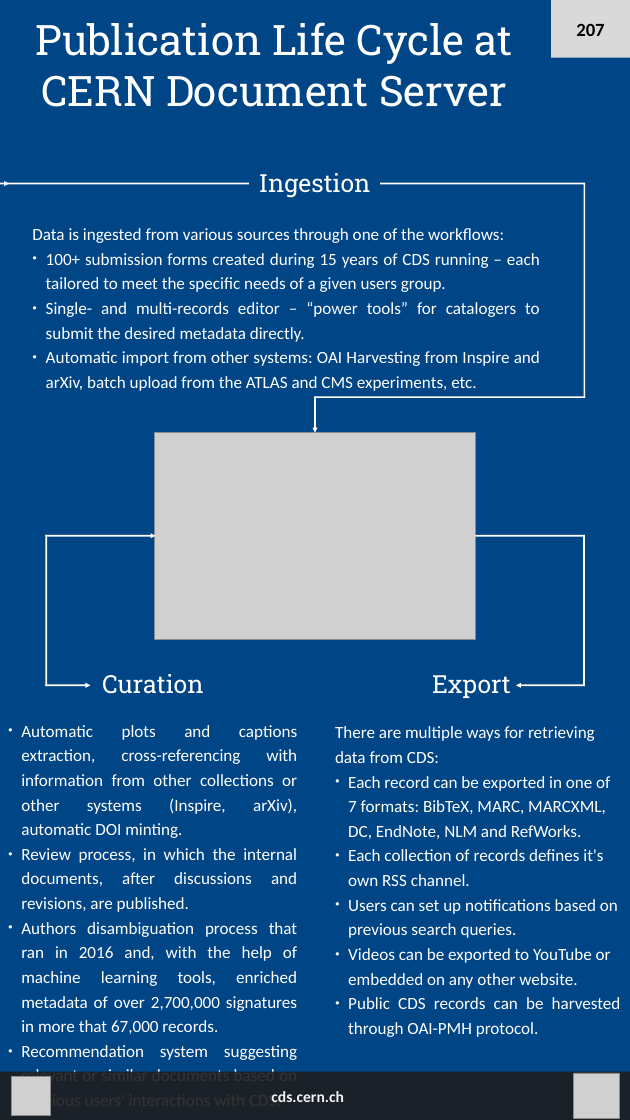
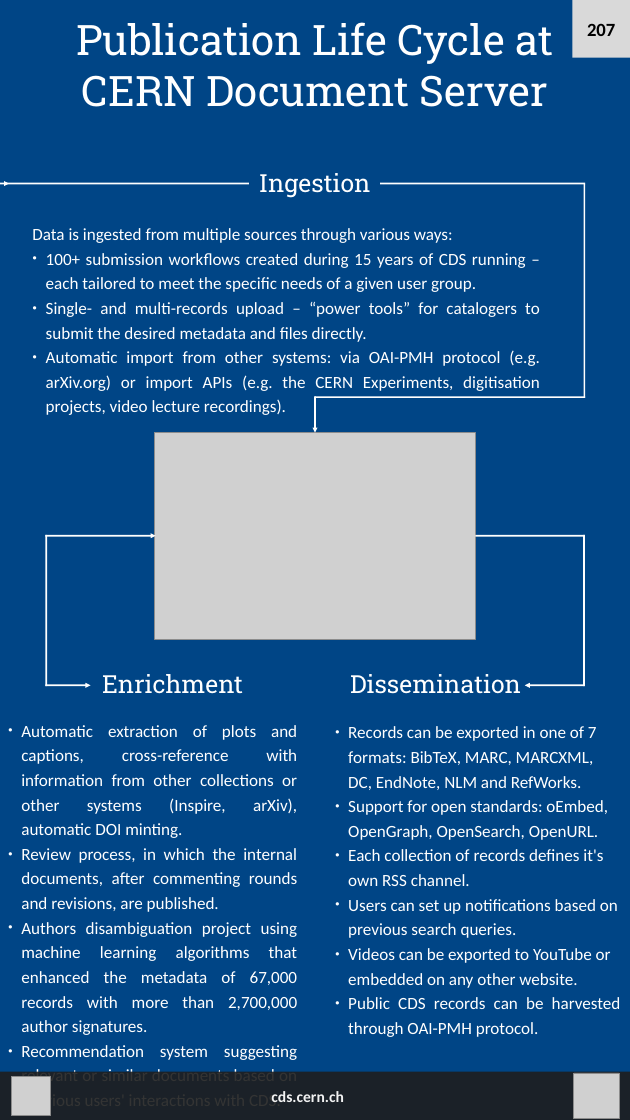
Before and after one commit to switowski/posters2017, a slide deck: slide 8 of OR 2017 poster.odp. Drawn at 630x1120 pixels with LibreOffice and Linux fonts; fonts in the diff are those of the drawing; grey boxes stand for pictures. Boxes give left, top, right and bottom in pixels: in the first picture for what was removed or moved away, otherwise in the second. Text is boxed around its words. In the diff, an @@ line names an element or a change of style, - is before the commit and + after.

Commit message:
OR2017 poster is final

```diff
--- a/OR 2017 poster.odp
+++ b/OR 2017 poster.odp
@@ text "Publication Life Cycle at CERN ..." moved from (x1=35, y1=22, x2=513, y2=107) to (x1=76, y1=22, x2=553, y2=107) @@
@@ rectangle "207" resized from (x1=551, y1=0, x2=630, y2=58) to (x1=572, y1=0, x2=630, y2=58) @@
@@ text at (x1=32, y1=228, x2=540, y2=415): text changed @@
-Data is ingested from various sources through one of the workflows:
-● 100+ submission forms created during 15 years of CDS running – each tailored to meet the specific needs of a given users group.
-● Single- and multi-records editor – “power tools” for catalogers to submit the desired metadata directly.
-● Automatic import from other systems: OAI Harvesting from Inspire and arXiv, batch upload from the ATLAS and CMS experiments, etc.
+Data is ingested from multiple sources through various ways:
+● 100+ submission workflows created during 15 years of CDS running – each tailored to meet the specific needs of a given user group.
+● Single- and multi-records upload – “power tools” for catalogers to submit the desired metadata and files directly.
+● Automatic import from other systems: via OAI-PMH protocol (e.g. arXiv.org) or import APIs (e.g. the CERN Experiments, digitisation projects, video lecture recordings).
@@ text at (x1=102, y1=674, x2=243, y2=694): text changed @@
-Curation
+Enrichment
@@ text at (x1=350, y1=674, x2=521, y2=694): text changed @@
-Export
+Dissemination
@@ arrow moved from (585, 685) - (516, 685) to (585, 685) - (525, 685) @@
@@ text at (x1=21, y1=725, x2=298, y2=1035): text changed @@
-● Automatic plots and captions extraction, cross-referencing with information from other collections or other systems (Inspire, arXiv), automatic DOI minting.
-● Review process, in which the internal documents, after discussions and revisions, are published.
-● Authors disambiguation process that ran in 2016 and, with the help of machine learning tools, enriched metadata of over 2,700,000 signatures in more that 67,000 records.
+● Automatic extraction of plots and captions, cross-reference with information from other collections or other systems (Inspire, arXiv), automatic DOI minting.
+● Review process, in which the internal documents, after commenting rounds and revisions, are published.
+● Authors disambiguation project using machine learning algorithms that enhanced the metadata of 67,000 records with more than 2,700,000 author signatures.
@@ text at (x1=348, y1=726, x2=608, y2=840): text changed @@
-There are multiple ways for retrieving data from CDS:
-● Each record can be exported in one of 7 formats: BibTeX, MARC, MARCXML, DC, EndNote, NLM and RefWorks.
+● Records can be exported in one of 7 formats: BibTeX, MARC, MARCXML, DC, EndNote, NLM and RefWorks.
+● Support for open standards: oEmbed, OpenGraph, OpenSearch, OpenURL.
```
Also in this commit, not shown: 9 other files.
